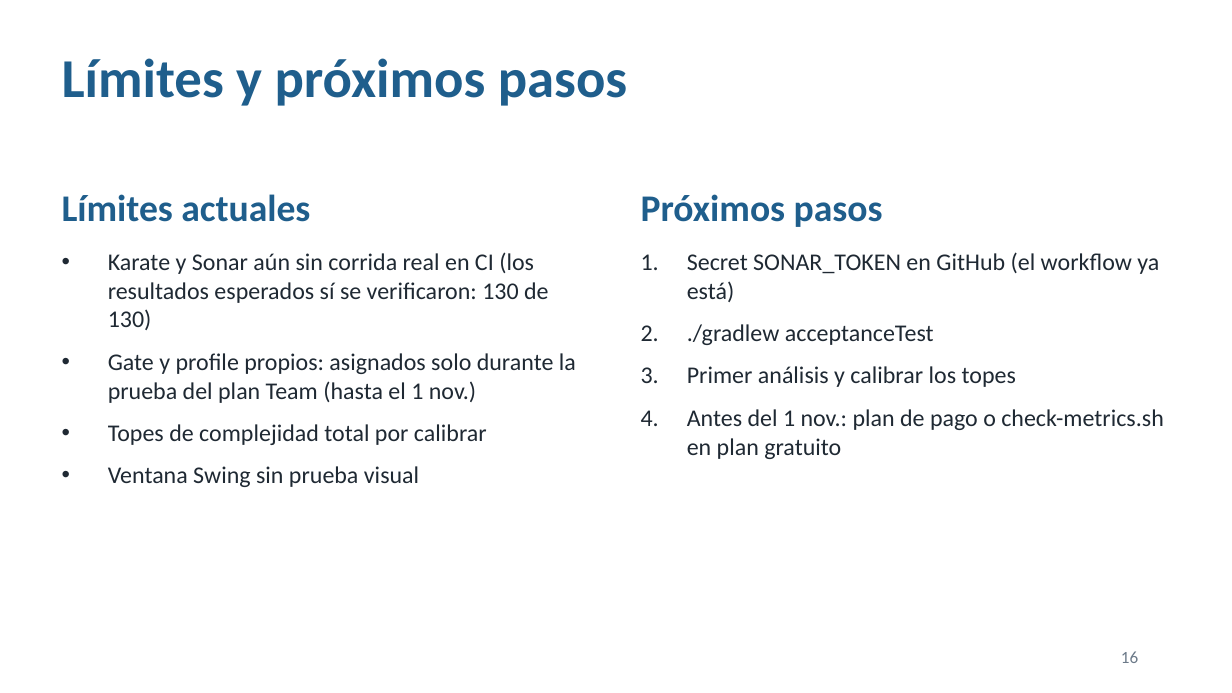
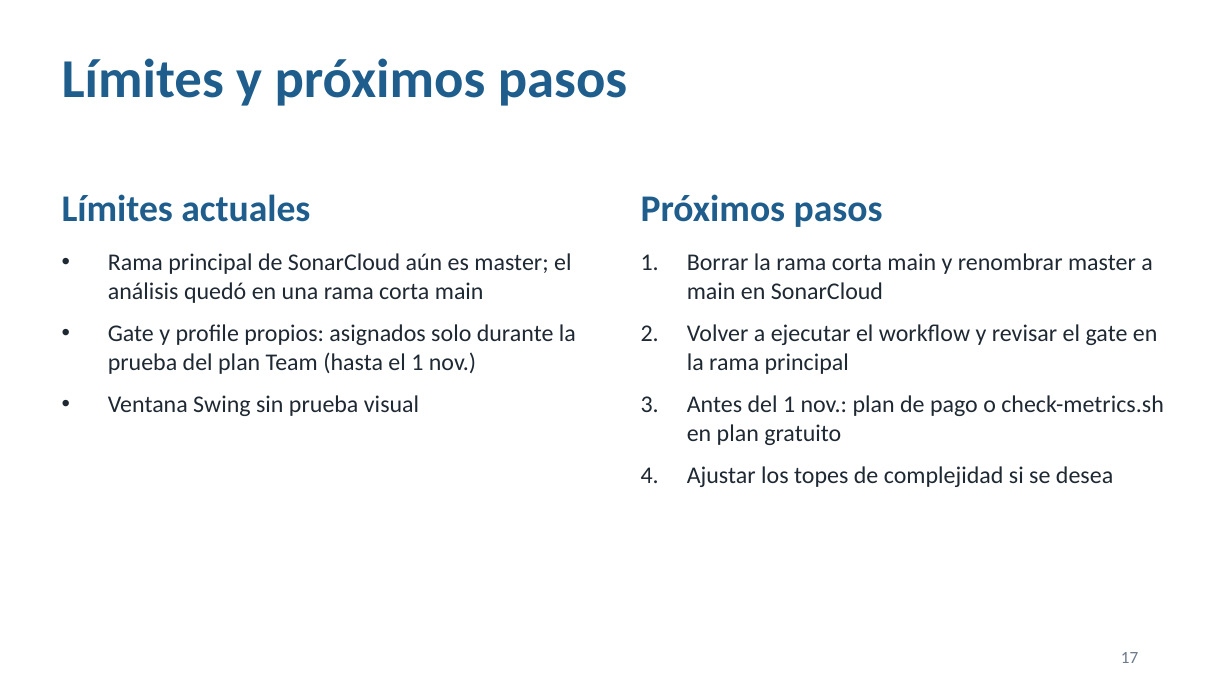
Before and after one commit to carolinacardonaUdeA/calidad-software, a slide deck: slide 17 of docs/Presentacion_Calidad_Calculadora.pptx (slide 16 before the commit). Drawn at 1232x693 pixels with LibreOffice and Linux fonts; fonts in the diff are those of the drawing. Boxes give left, top, right and bottom in pixels: in the first picture for what was removed or moved away, otherwise in the second. Text is boxed around its words. In the diff, an @@ line names an element or a change of style, - is before the commit and + after.

Commit message:
mejoras finales sonar

```diff
--- a/docs/Presentacion_Calidad_Calculadora.pptx
+++ b/docs/Presentacion_Calidad_Calculadora.pptx
@@ text at (x1=108, y1=253, x2=571, y2=303): text changed @@
-• Karate y Sonar aún sin corrida real en CI (los resultados esperados sí se verificaron: 130 de 130)
+• Rama principal de SonarCloud aún es master; el análisis quedó en una rama corta main
@@ text at (x1=687, y1=253, x2=1157, y2=374): text changed @@
-1. Secret SONAR_TOKEN en GitHub (el workflow ya está)
-2. ./gradlew acceptanceTest
-3. Primer análisis y calibrar los topes
+1. Borrar la rama corta main y renombrar master a main en SonarCloud
+2. Volver a ejecutar el workflow y revisar el gate en la rama principal
@@ text at (x1=108, y1=424, x2=487, y2=445): paragraph removed @@
-• Topes de complejidad total por calibrar
@@ text at (x1=687, y1=466, x2=1113, y2=487): paragraph added @@
+4. Ajustar los topes de complejidad si se desea
@@ page number at (x1=1121, y1=652, x2=1138, y2=663): text changed @@
-16
+17
```
Also in this commit, not shown: 3 other slides changed, 1 slide added, 7 other files.
